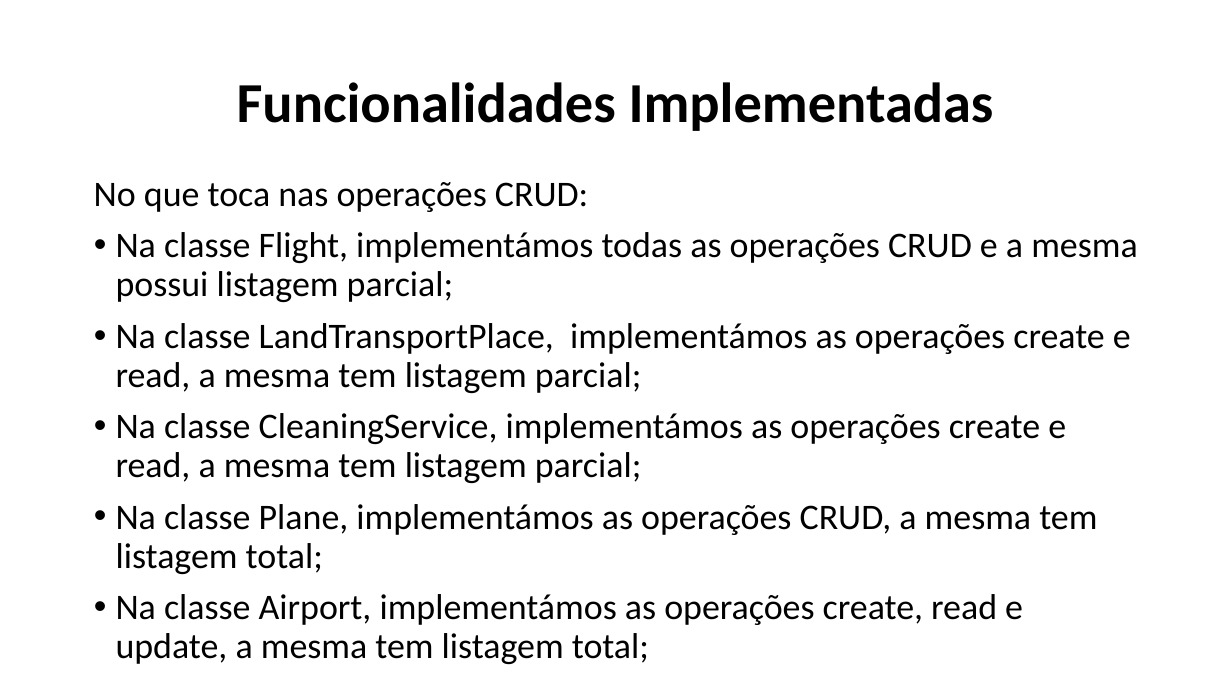
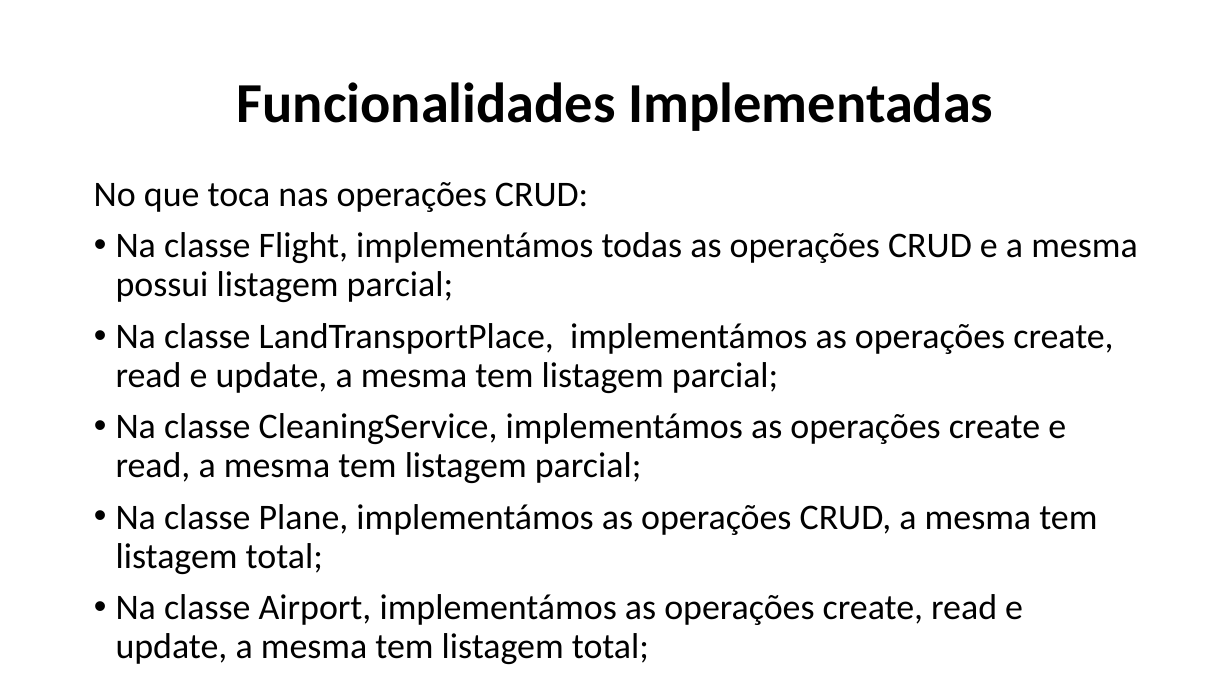
Before and after one commit to Naapperas/feup-aed-proj1, a slide deck: slide 6 of Apresentação.pptx. Drawn at 1232x693 pixels with LibreOffice and Linux fonts; fonts in the diff are those of the drawing. Boxes give left, top, right and bottom in pixels: in the first picture for what was removed or moved away, otherwise in the second. Text is boxed around its words. In the diff, an @@ line names an element or a change of style, - is before the commit and + after.

Commit message:
small change to ppt

```diff
--- a/Apresentação.pptx
+++ b/Apresentação.pptx
@@ text at (x1=116, y1=323, x2=1113, y2=393): text changed @@
-• Na classe LandTransportPlace, implementámos as operações create e read, a mesma tem listagem parcial;
+• Na classe LandTransportPlace, implementámos as operações create, read e update, a mesma tem listagem parcial;
```
